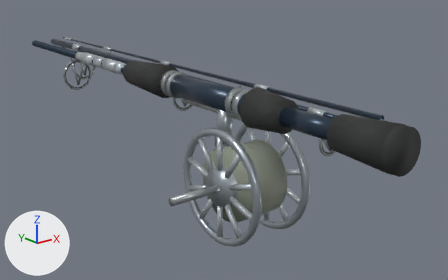
The glTF model assets/models/rods/reed_fly_folded.glb, before and after one commit.
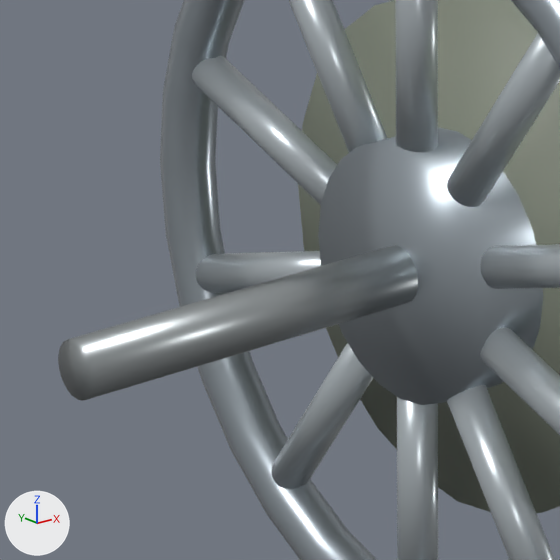
Old and new are each drawn whole from a 50 mm lens placed at (-0.366, -0.466, 0.141), pointed at (0.067, 0.075, -0.075) and again close up on the part from 36% to 54% of the width and 53% to 82% of the height. Arrows for +X, +Y and +Z are at lower left; the lights stay in place. The older version's two pictures come first. Vertices at exactly the same position are counted once.

The first close-up shows 'Folded rod'.
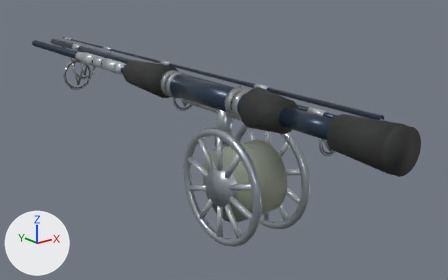
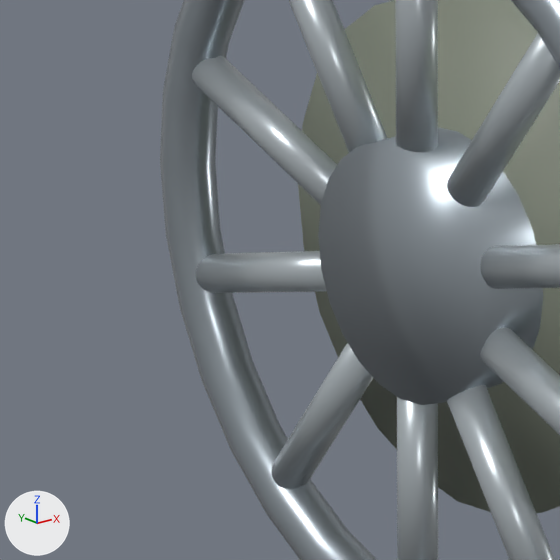
Boxes (x1, y1, x2, y2) around the edits, measured in the close-ups (560 x 560 px):
'Folded rod', reshaped
    before: (58, 0, 560, 560)
    after: (160, 0, 560, 560)
part 1 of me_reed_fly_folded, deleted
    before: (58, 245, 418, 401)

Diff of the bpy script that builds the scene:
```diff
--- a/assets/models/rods/reed_fly_folded.glb.py
+++ b/assets/models/rods/reed_fly_folded.glb.py
@@ me_reed_fly_folded @@
 # used by ob_folded_rod; location = (0.0, 0.0, 0.0)
-me_reed_fly_folded.from_pydata(...)  # 8013 vertices, 15572 faces; spans x -0.085..0.073, y -0.217..0.498, z -0.132..0.019
+me_reed_fly_folded.from_pydata(...)  # 7965 vertices, 15480 faces; spans x -0.034..0.073, y -0.217..0.498, z -0.132..0.019
+# me_reed_fly_folded part 1: the loose piece of 48 vertices spanning x -0.085..0.0, y -0.044..-0.036, z -0.079..-0.071 is deleted
 me_reed_fly_folded.materials.append(mat_reed_fly_blank)
```
